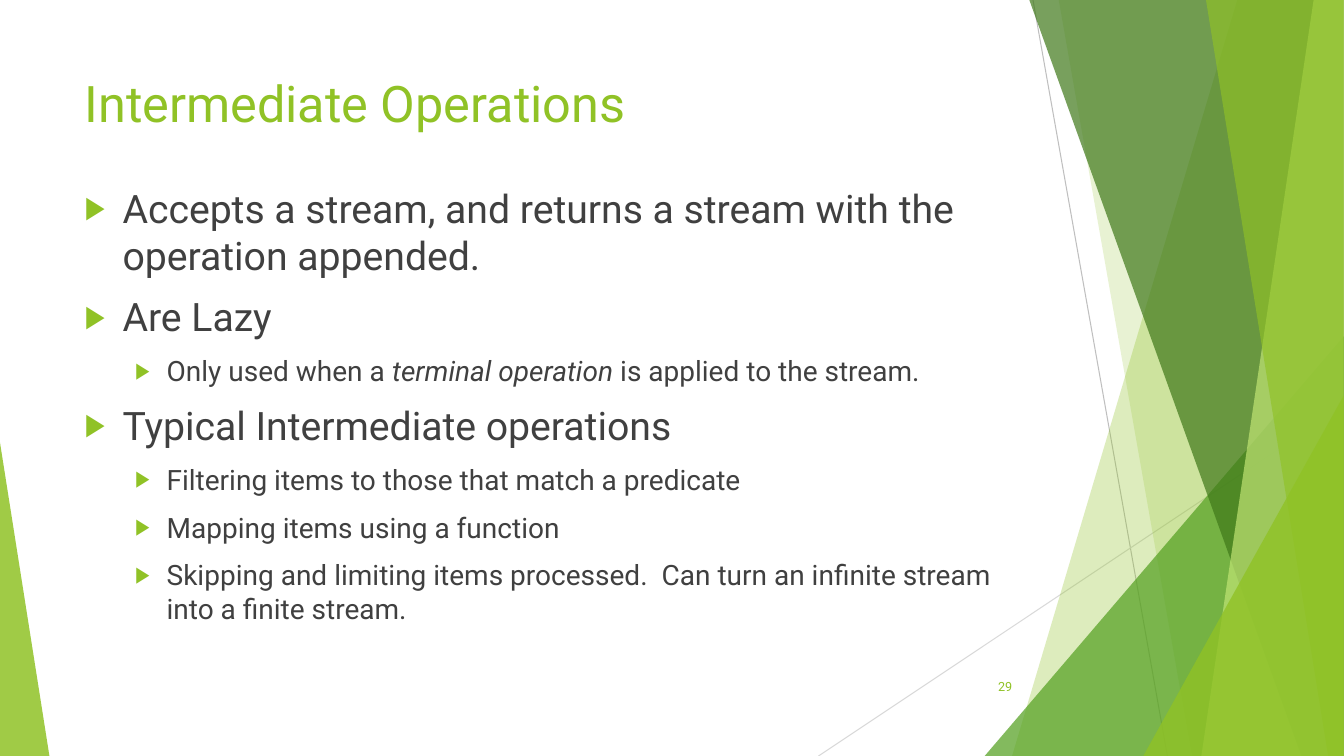
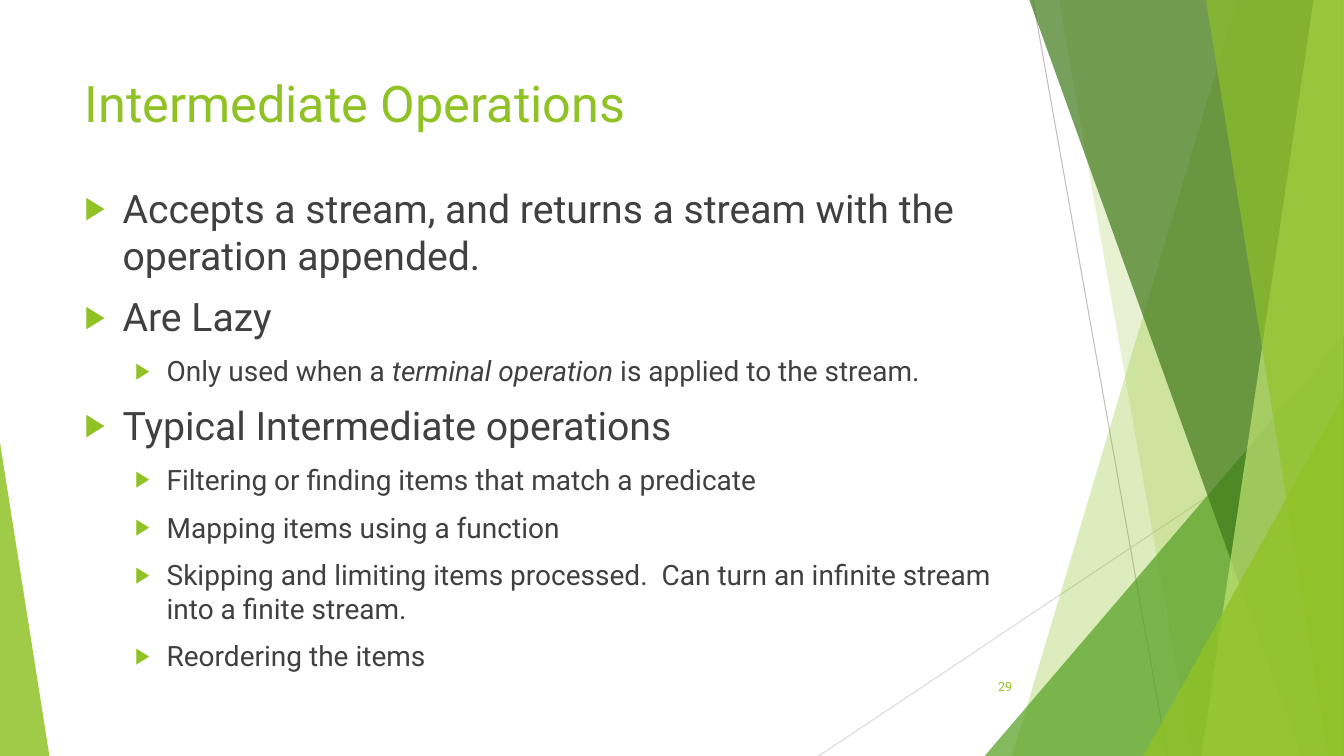
Before and after one commit to RichardRoda/2017-CodePaLOUsa-Lambda, a slide deck: slide 29 of Learning to Love the Lambda in the Stream.pptx. Drawn at 1344x756 pixels with LibreOffice and Linux fonts; fonts in the diff are those of the drawing. Boxes give left, top, right and bottom in pixels: in the first picture for what was removed or moved away, otherwise in the second. Text is boxed around its words. In the diff, an @@ line names an element or a change of style, - is before the commit and + after.

Commit message:
Add "reordering stream elements" as a typical intermediate operation.

```diff
--- a/Learning to Love the Lambda in the Stream.pptx
+++ b/Learning to Love the Lambda in the Stream.pptx
@@ text at (167,468,756,496): text changed @@
-  ▶ Filtering items to those that match a predicate
+  ▶ Filtering or finding items that match a predicate
@@ text at (167,645,426,672): paragraph added @@
+  ▶ Reordering the items
```
Also in this commit, not shown: 1 other file.
